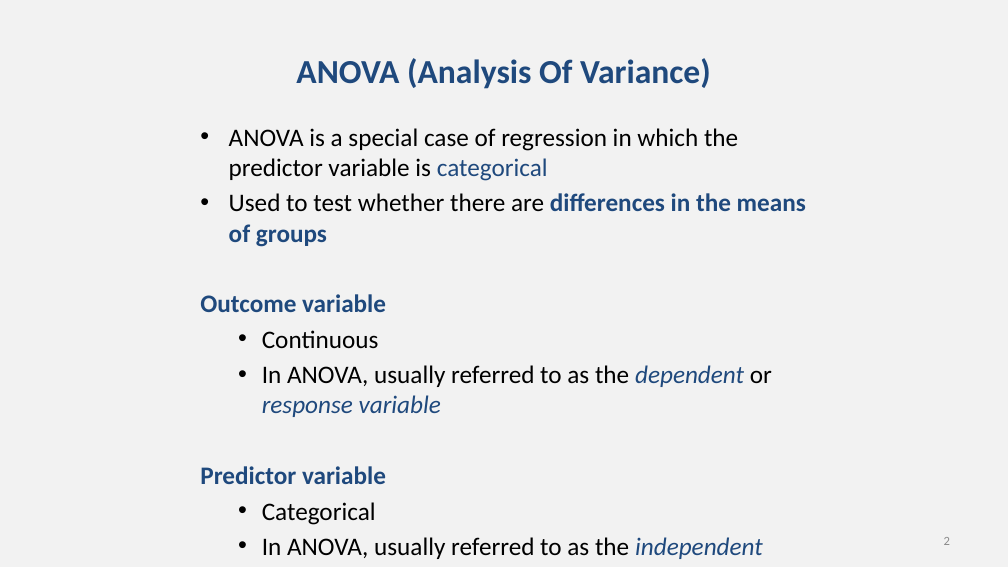
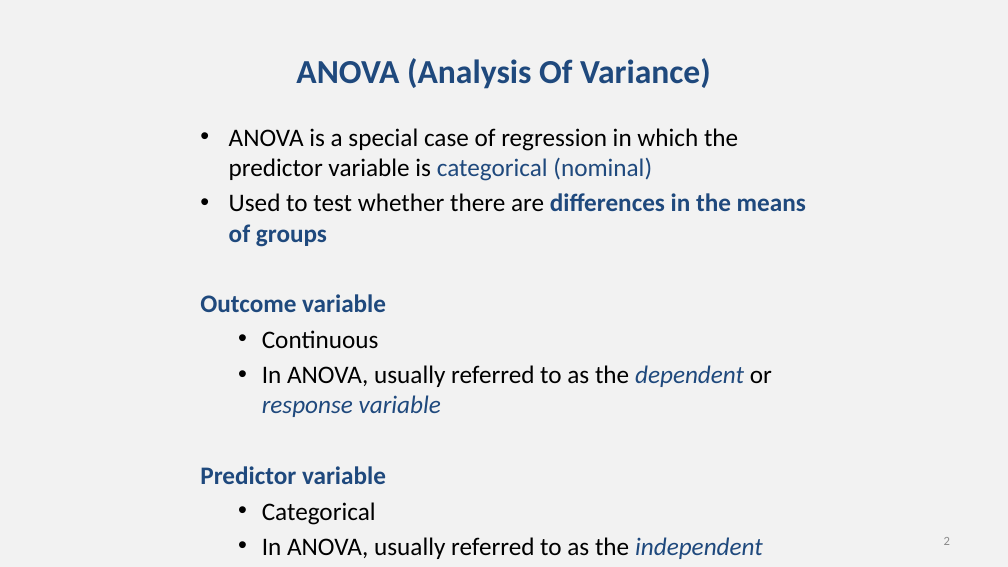
Before and after one commit to chrisjberry/datafluencyCB, a slide deck: slide 2 of docs/slides/PSYC761_L3_ANOVA_1.pptx. Drawn at 1008x567 pixels with LibreOffice and Linux fonts; fonts in the diff are those of the drawing. Boxes give left, top, right and bottom in pixels: in the first picture for what was removed or moved away, otherwise in the second. Text is boxed around its words. In the diff, an @@ line names an element or a change of style, - is before the commit and + after.

```diff
--- a/docs/slides/PSYC761_L3_ANOVA_1.pptx
+++ b/docs/slides/PSYC761_L3_ANOVA_1.pptx
@@ text at (x1=229, y1=128, x2=738, y2=181): text changed @@
-• ANOVA is a special case of regression in which the predictor variable is categorical
+• ANOVA is a special case of regression in which the predictor variable is categorical (nominal)
```
Also in this commit, not shown: 3 other slides changed, 1 slide added.
